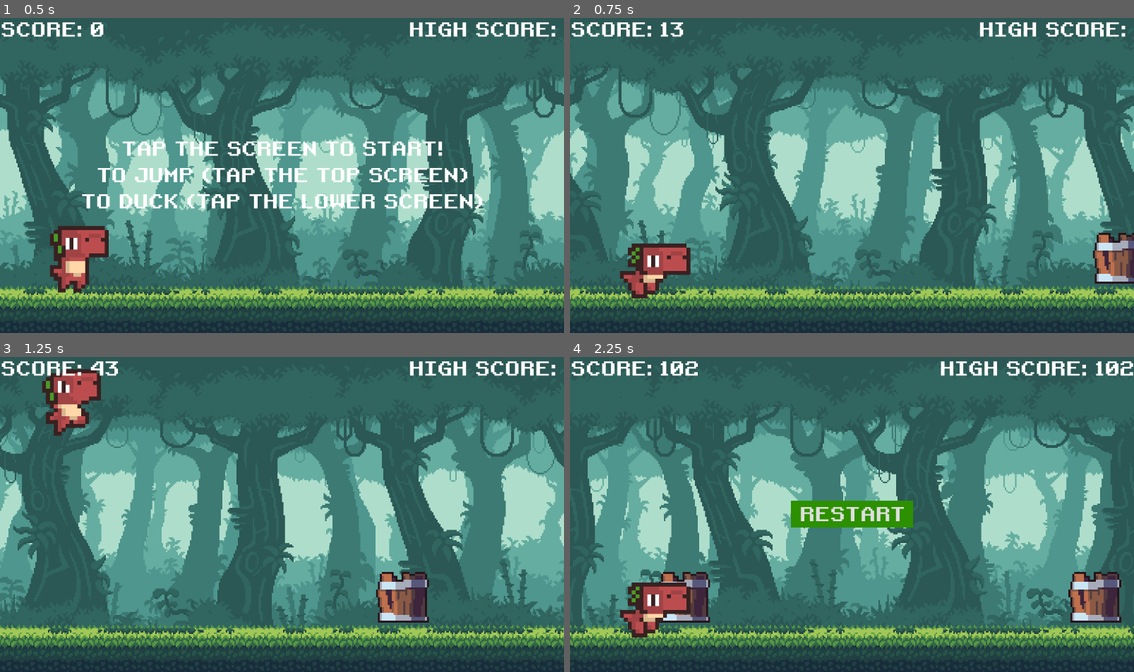
Above: before the commit, frames 1-4 (two rows, left to right).
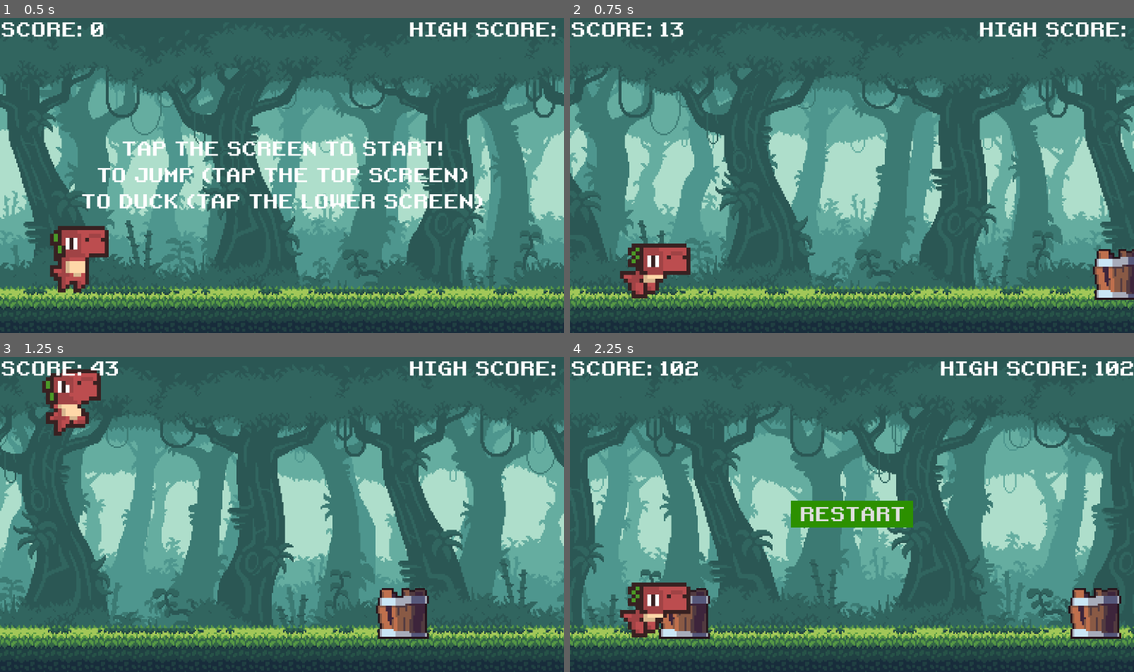
Above: after the commit, the same moments.

Repository: teachermanjeff/redplatformer2025
Game: Godot game, scene res://scenes/main.tscn
The game is run twice, just before and just after one commit, with the same random seed, the same clock (stepped at 60 frames per second) and the same inputs.
Inputs:
- Up to frame 1 (0.5 s): no input
- Up to frame 2 (0.75 s): tap Enter (ui_accept) at 0.5 s; hold Down (duck) from 0.53 s (still down)
- Up to frame 3 (1.25 s): keep holding Down (duck); tap Space (jump) at 0.77 s
- Up to frame 4 (2.25 s): release Down (duck) at 1.28 s; tap Down (duck) at 1.35 s; tap Space (jump) at 1.52 s; hold Down (duck) from 2.03 s (still down)

Frame 1 is identical in both runs. In frame 2, 1.3% of the frame differs, in the area x 92-100%, y 68-90%; in frame 3, 1.6%; in frame 4, 2.7%, in the area x 15-98%, y 68-90%.

Commit message:
Update main.gd

Diff:
--- a/scenes/main.gd
+++ b/scenes/main.gd
@@ -104,7 +104,7 @@
 			var obs_height = obs.get_node("Sprite2D").texture.get_height()
 			var obs_scale = obs.get_node("Sprite2D").scale
 			var obs_x : int = screen_size.x + score + 100 + (i * 100)
-			var ground_y = screen_size.y - ground_height
+			var ground_y = DINO_START_POS.y + 100 #screen_size.y - ground_height - this is old
 			var obs_y : int = ground_y - (obs_height * obs_scale.y / 2) - 5
 			last_obs = obs
 			add_obs(obs, obs_x, obs_y)
